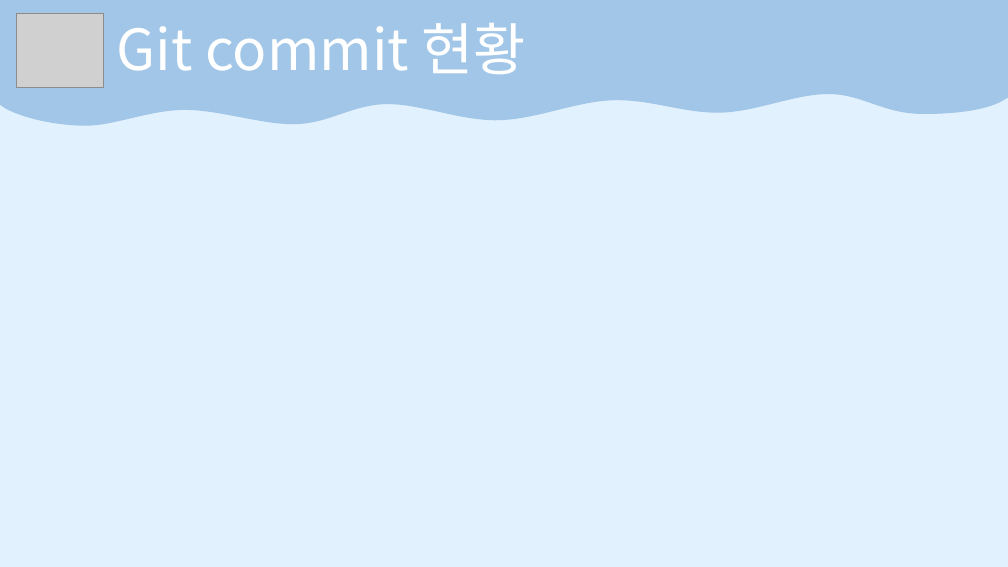
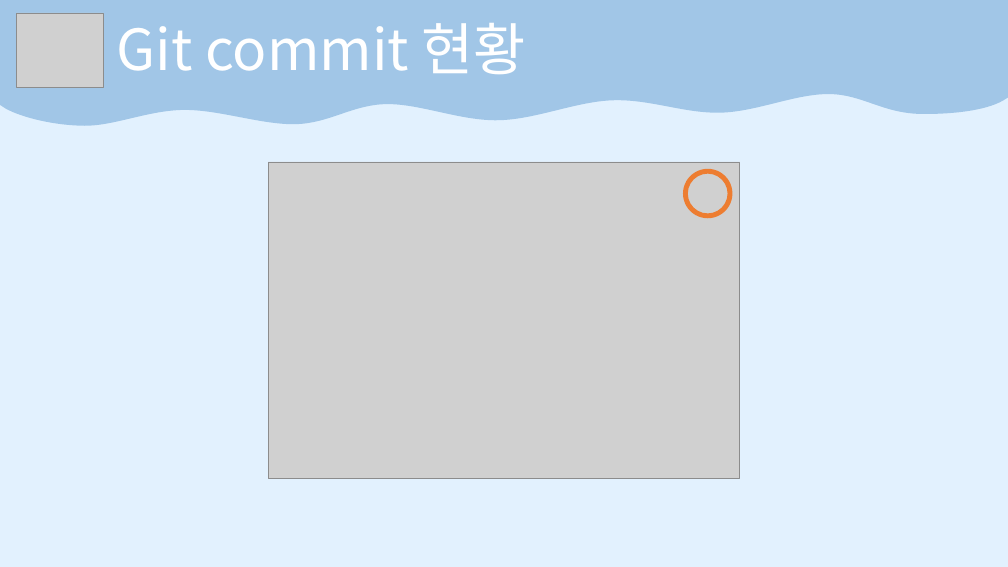
Before and after one commit to HongMyengJin/scriptlang, a slide deck: slide 8 of TermProject/Term중간발표.pptx. Drawn at 1008x567 pixels with LibreOffice and Linux fonts; fonts in the diff are those of the drawing; grey boxes stand for pictures. Boxes give left, top, right and bottom in pixels: in the first picture for what was removed or moved away, otherwise in the second. Text is boxed around its words. In the diff, an @@ line names an element or a change of style, - is before the commit and + after.

```diff
--- a/TermProject/Term중간발표.pptx
+++ b/TermProject/Term중간발표.pptx
@@ picture added at [268,162,740,479] @@
@@ donut added at [683,169,732,218], fill #ED7D31 @@
```
Also in this commit, not shown: 2 other slides changed, 2 other files.
